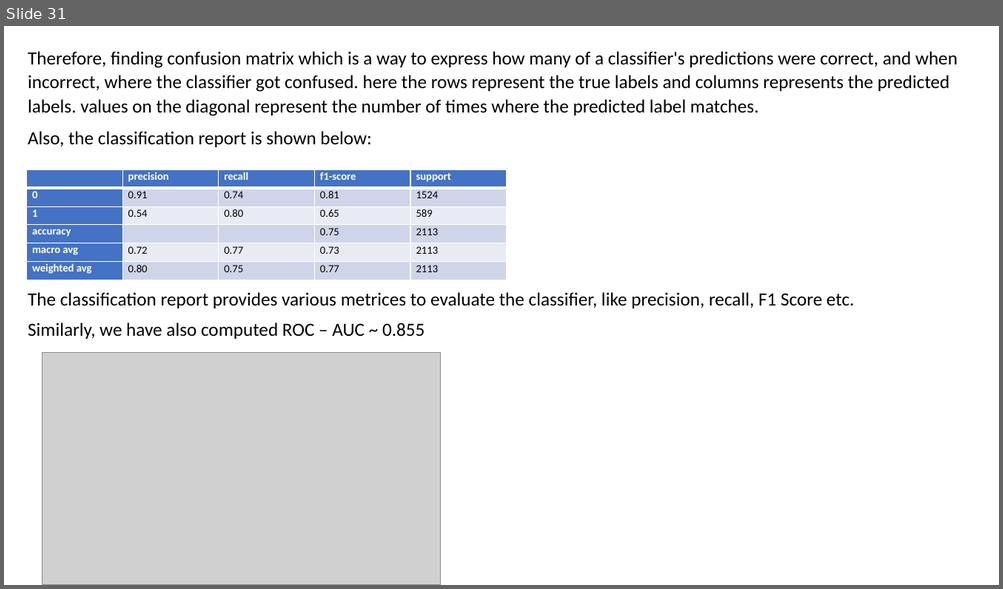
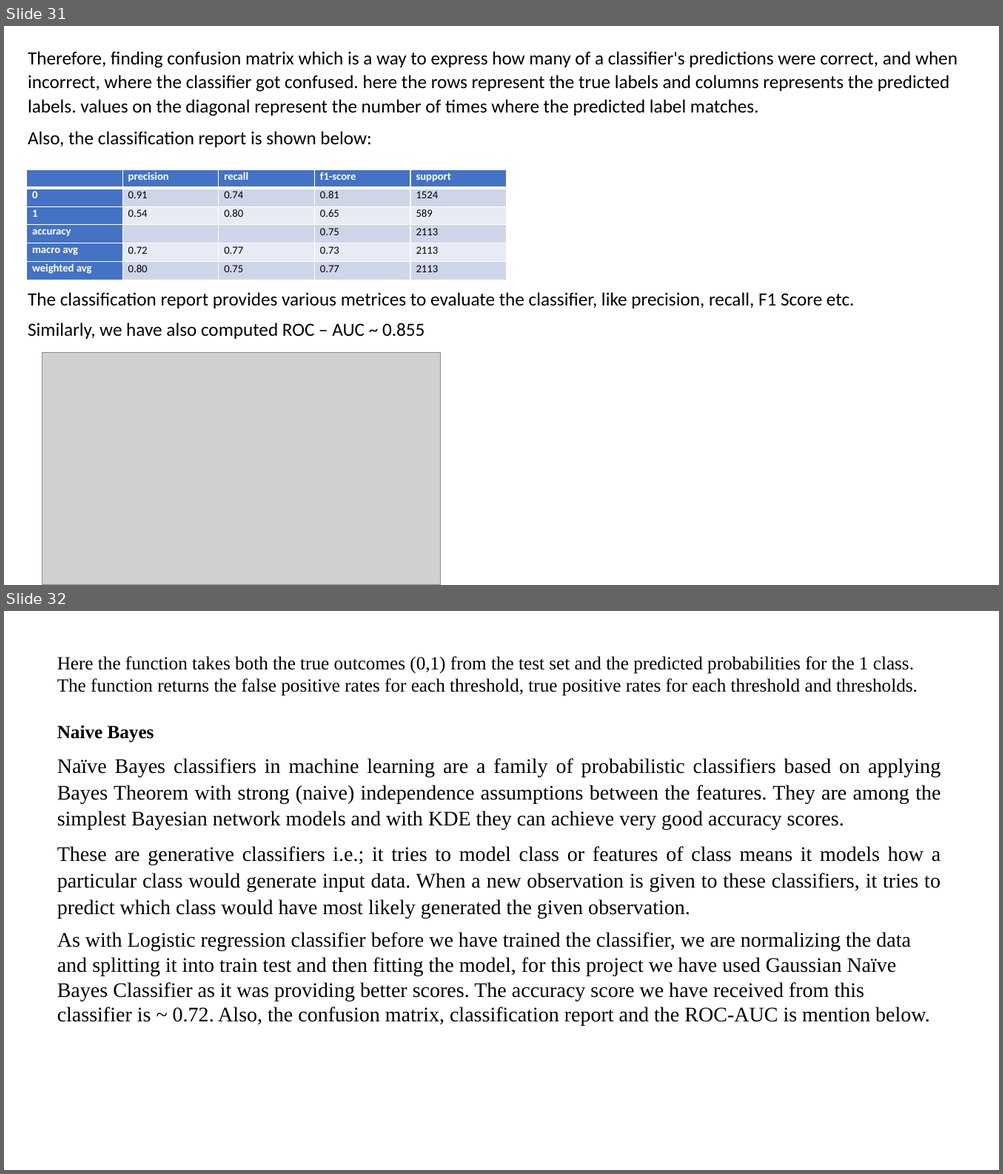
Before and after one commit to samarth-malhotra/Dissertation, a slide deck: Customer Churn Prediction in Telecom using Machine Learning.pptx. Shown one above the other, each under a label of ours: slide 31 before the commit, slides 31 and 32 after it. The pictures are 1003x589 and 1003x1174 pixels, drawn with LibreOffice and Linux fonts; fonts in the diff are those of the drawing; grey boxes stand for pictures. Boxes give left, top, right and bottom in pixels: in the first picture for what was removed or moved away, otherwise in the second. Text is boxed around its words. In the diff, an @@ line names an element or a change of style, - is before the commit and + after.

```diff
--- a/Customer Churn Prediction in Telecom using Machine Learning.pptx
+++ b/Customer Churn Prediction in Telecom using Machine Learning.pptx
@@ slide 32 added at box(4, 611, 999, 1170), background #FFFFFF @@
@@ text added at box(57, 656, 940, 1026), 20 pt, text #000000 @@
+Here the function takes both the true outcomes (0,1) from the test set and the predicted probabilities for the 1 class. The function returns the false positive rates for each threshold, true positive rates for each threshold and thresholds.
+Naive Bayes
+Naïve Bayes classifiers in machine learning are a family of probabilistic classifiers based on applying Bayes Theorem with strong (naive) independence assumptions between the features. They are among the simplest Bayesian network models and with KDE they can achieve very good accuracy scores.
+These are generative classifiers i.e.; it tries to model class or features of class means it models how a particular class would generate input data. When a new observation is given to these classifiers, it tries to predict which class would have most likely generated the given observation.
+As with Logistic regression classifier before we have trained the classifier, we are normalizing the data and splitting it into train test and then fitting the model, for this project we have used Gaussian Naïve Bayes Classifier as it was providing better scores. The accuracy score we have received from this classifier is ~ 0.72. Also, the confusion matrix, classification report and the ROC-AUC is mention below.
```
Also in this commit, not shown: 3 slides changed, 12 other slides added, 3 other files.
